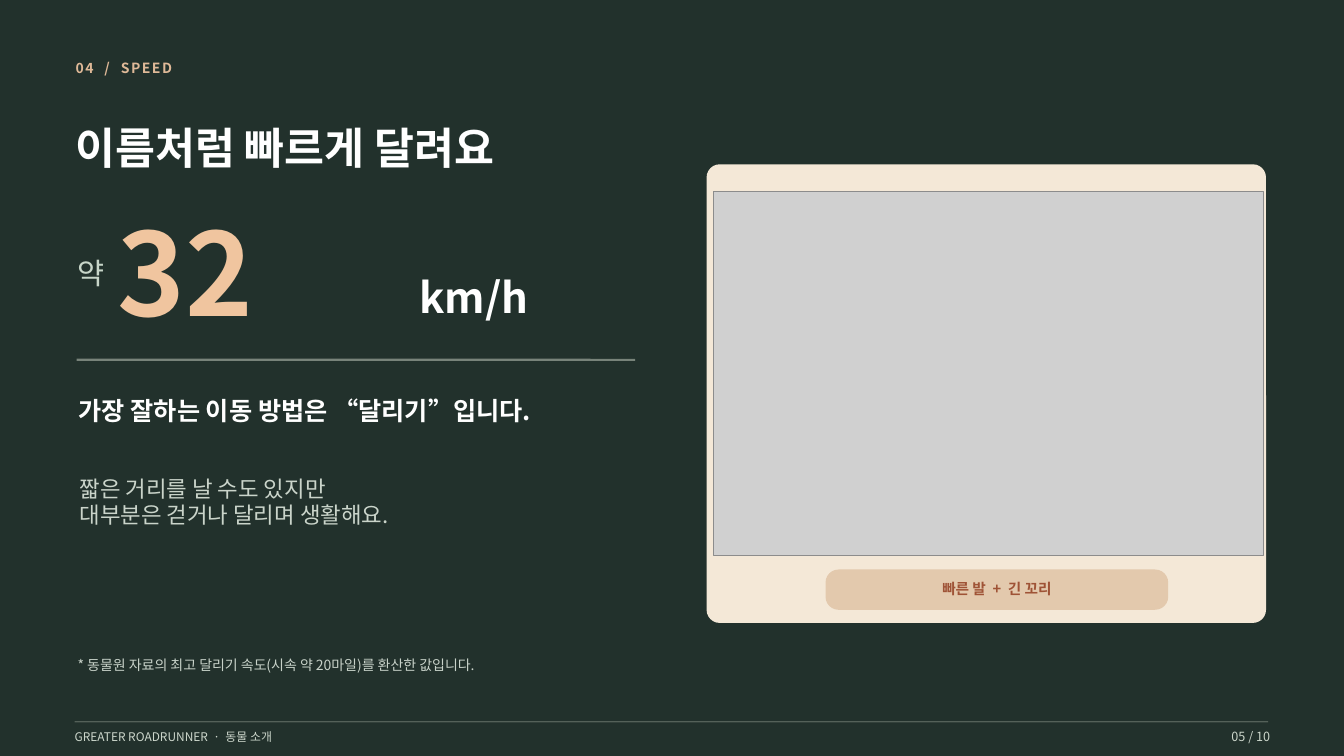
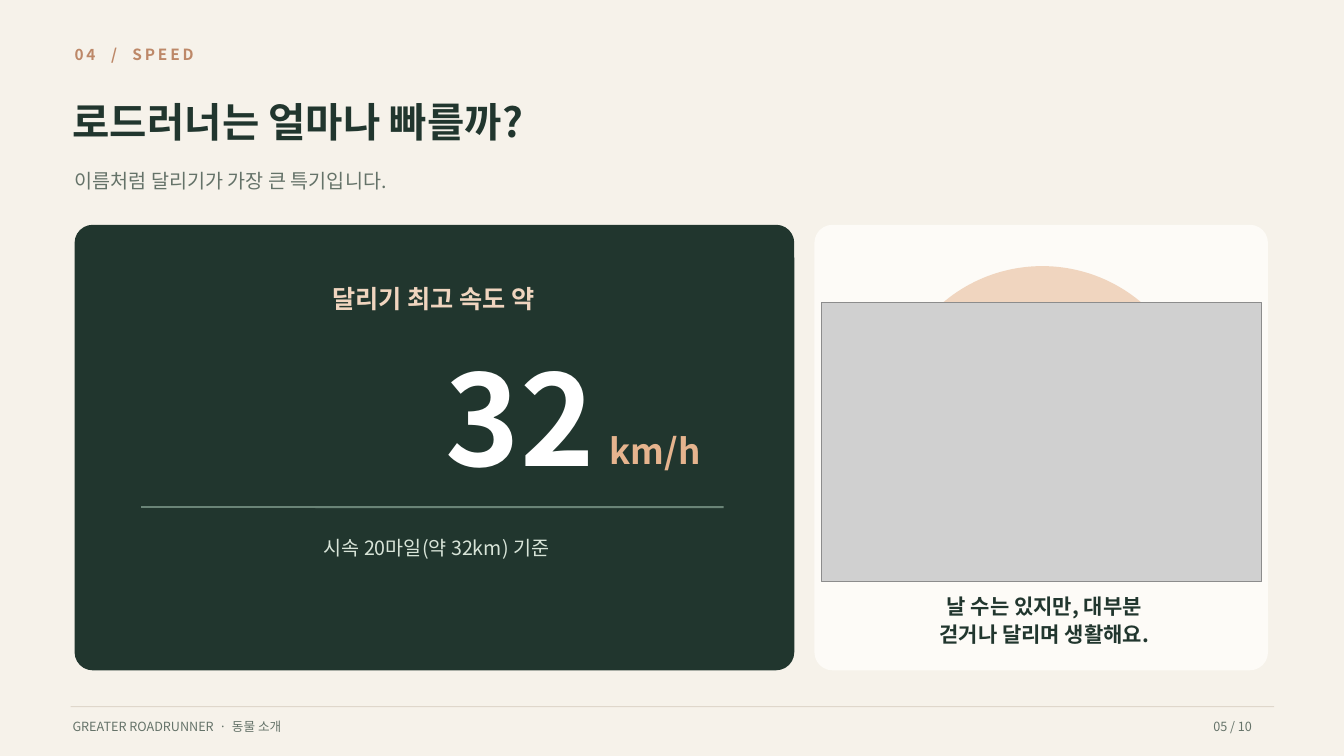
Before and after one commit to najongjine/compbasic, a slide deck: slide 5 of PPT/road_runner.pptx. Drawn at 1344x756 pixels with LibreOffice and Linux fonts; fonts in the diff are those of the drawing; grey boxes stand for pictures. Boxes give left, top, right and bottom in pixels: in the first picture for what was removed or moved away, otherwise in the second. Text is boxed around its words. In the diff, an @@ line names an element or a change of style, - is before the commit and + after.

```diff
--- a/PPT/road_runner.pptx
+++ b/PPT/road_runner.pptx
@@ background #22312C to #F6F2EA @@
@@ text "04 / SPEED": place and size @@
-text "04 / SPEED" at <box>76,62,172,73</box>
+text "04 / SPEED" at <box>75,48,193,60</box>
@@ text "04 / SPEED" at <box>75,48,193,60</box>: size 10 to 11 pt, text colour #DFB998 to #BD8868, letter spacing 1.1 to 2 pt; line spacing 1 to 1.1 @@
@@ text at <box>73,103,523,141</box>: text changed; size 31 to 29 pt; text colour #FFFFFF to #21362E @@
-이름처럼 빠르게 달려요
+로드러너는 얼마나 빠를까?
@@ text added at <box>75,172,387,190</box>, 14 pt, text #657369 @@
+이름처럼 달리기가 가장 큰 특기입니다.
@@ rounded rectangle added at <box>75,225,795,670</box>, fill #21362E @@
@@ rounded rectangle: place and size @@
-rounded rectangle at <box>707,164,1266,623</box>
+rounded rectangle at <box>815,225,1268,670</box>
@@ rounded rectangle at <box>815,225,1268,670</box>: fill #F4E8D7 to #FDFBF7; proportions changed @@
@@ text removed at <box>78,259,105,287</box> @@
-약
@@ ellipse added at <box>889,266,1196,573</box>, fill #F0D5BF @@
@@ text added at <box>332,287,535,311</box>, 18 pt, text #F0D5BF, bold @@
+달리기 최고 속도 약
@@ picture: place and size @@
-picture at <box>714,192,1264,556</box>
+picture at <box>822,302,1262,582</box>
@@ text "32": place and size @@
-text "32" at <box>118,229,253,318</box>
+text "32" at <box>446,371,595,468</box>
@@ text "32" at <box>446,371,595,468</box>: size 82 to 90 pt, text colour #F0C59F to #FFFFFF; alignment left to right; line spacing 1 to 1.1 @@
@@ line removed from (77, 360) to (635, 360) @@
@@ text removed at <box>79,398,531,423</box> @@
-가장 잘하는 이동 방법은 “달리기”입니다.
@@ text "km/h": place and size @@
-text "km/h" at <box>419,279,528,321</box>
+text "km/h" at <box>610,436,701,471</box>
@@ text "km/h" at <box>610,436,701,471</box>: size 30 to 25 pt, text colour #FFFFFF to #E6B48E; line spacing 1 to 1.1 @@
@@ line added from (141, 507) to (724, 507), #6A8477 1.4 pt @@
@@ text added at <box>324,539,549,559</box>, 14 pt, text #D8E4D8 @@
+시속 20마일(약 32km) 기준
@@ rounded rectangle removed at <box>826,570,1169,610</box> @@
@@ text at <box>939,596,1149,644</box>: text changed; size 16 to 15 pt; text colour #CAD4CA to #21362E; bold on @@
-짧은 거리를 날 수도 있지만
-대부분은 걷거나 달리며 생활해요.
+날 수는 있지만, 대부분
+걷거나 달리며 생활해요.
@@ text removed at <box>942,582,1052,595</box> @@
-빠른 발 + 긴 꼬리
@@ text removed at <box>87,658,474,673</box> @@
-* 동물원 자료의 최고 달리기 속도(시속 약 20마일)를 환산한 값입니다.
@@ line moved from (75, 722) - (1268, 722) to (71, 707) - (1274, 707) @@
@@ line (71, 707) - (1274, 707): stroke #546159 0.8 pt to #DFD7CB 0.7 pt @@
@@ text "GREATER ROADRUNNER · 동물 소개": place and size @@
-text "GREATER ROADRUNNER · 동물 소개" at <box>75,731,272,742</box>
+text "GREATER ROADRUNNER · 동물 소개" at <box>73,720,281,732</box>
@@ text "GREATER ROADRUNNER · 동물 소개" at <box>73,720,281,732</box>: size 8.5 to 9 pt, text colour #CDD7CC to #657369; line spacing 1 to 1.1 @@
@@ text "05 / 10": place and size @@
-text "05 / 10" at <box>1231,731,1270,741</box>
+text "05 / 10" at <box>1213,721,1252,731</box>
@@ text "05 / 10" at <box>1213,721,1252,731</box>: text colour #CDD7CC to #657369; line spacing 1 to 1.1 @@
```
Also in this commit, not shown: 9 other slides changed, 1 other file.
